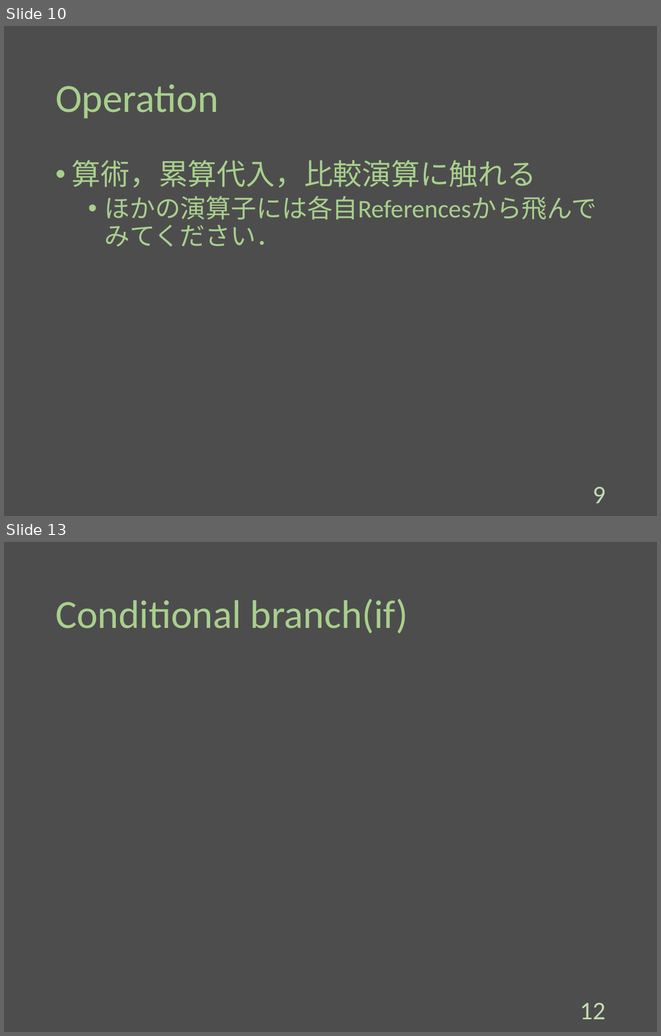
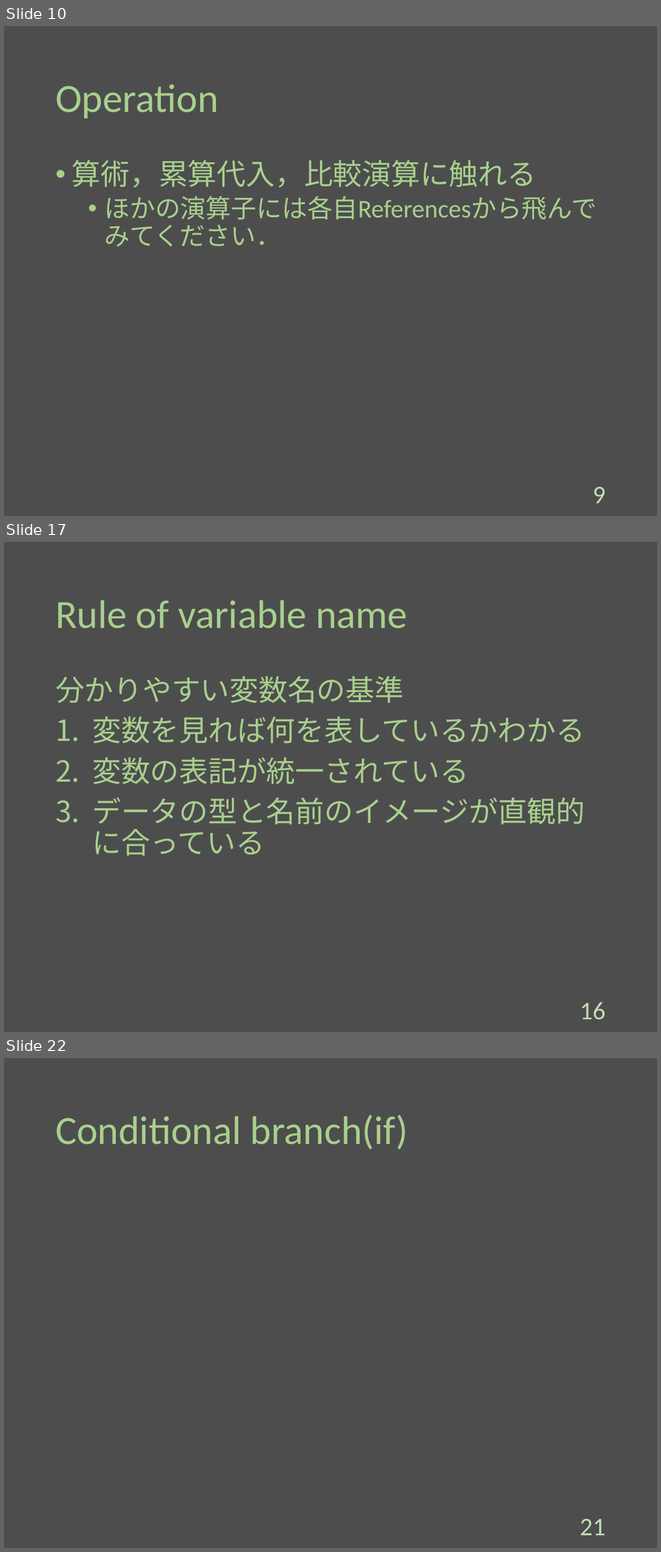
Before and after one commit to Melbeck777/program_seminar, a slide deck: ProgramSlide.pptx. Shown one above the other, each under a label of ours: slides 10 and 13 before the commit, slides 10, 17 and 22 after it; the slides between them are not shown. The pictures are 661x1036 and 661x1552 pixels, drawn with LibreOffice and Linux fonts; fonts in the diff are those of the drawing. Boxes give left, top, right and bottom in pixels: in the first picture for what was removed or moved away, otherwise in the second. Text is boxed around its words. In the diff, an @@ line names an element or a change of style, - is before the commit and + after.

Commit message:
[add]:Write operation and rule of variable name.

```diff
--- a/ProgramSlide.pptx
+++ b/ProgramSlide.pptx
@@ slide 17 added at box(4, 542, 657, 1032), background #4D4D4D @@
@@ title added at box(55, 600, 407, 628), 44 pt, text #A8D08D @@
+Rule of variable name
@@ text added at box(55, 676, 585, 856), 32 pt, text #A8D08D @@
+分かりやすい変数名の基準
+1. 変数を見れば何を表しているかわかる
+2. 変数の表記が統一されている
+3. データの型と名前のイメージが直観的に合っている
@@ page number added at box(580, 1002, 605, 1020), 28 pt, text #C3DDB3 @@
+16
@@ what was slide 13 is now slide 22 @@
@@ page number at box(580, 1519, 605, 1535): text changed @@
-12
+21
```
Also in this commit, not shown: 5 slides changed, 8 other slides added.
